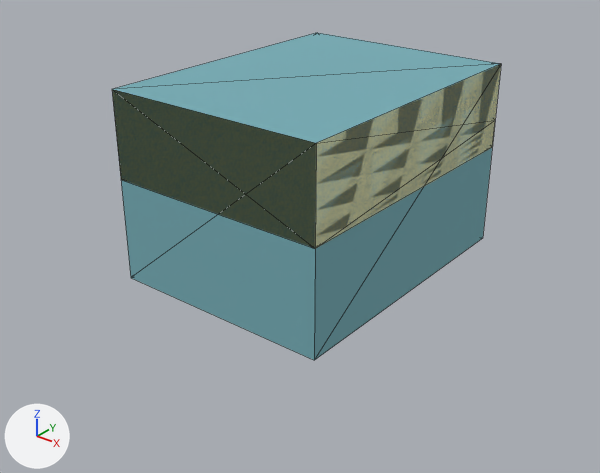
A saved change to the glTF model public/assets/tower.glb.
The view is the same before and after, from a camera (50 mm lens) standing at (0.269, -1.035, 0.298) and looking at (0.001, -0.699, 0.09). Arrows for +X, +Y and +Z are at lower left; the lights stay in place. Mesh edges are drawn as thin lines. Vertices at the same position are counted once.

In view in the first picture: 'base', 'turret'.
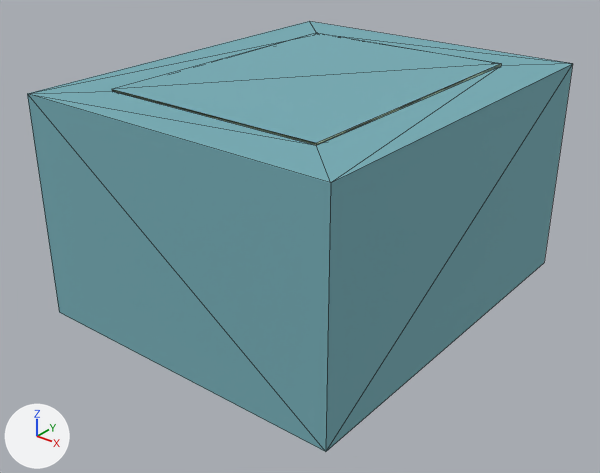
Changed parts and their boxes [x1, y1, x2, y2] in the pictures (600 x 473 px; the box of a moved part takes in the faces that stretch with it):
'base', reshaped
    before: [112, 64, 501, 360]
    after: [27, 21, 573, 452]
'turret', reshaped
    before: [112, 33, 501, 249]
    after: [113, 33, 500, 145]
part 1 of me_turret, moved or reshaped
    before: [112, 89, 495, 249]
    after: [113, 89, 323, 145]

What changed in the scene script:
```text
Change me_turret:
    used by ob_turret; location = (0.0, 0.0, 0.0)
    remove me_turret.from_pydata(...)  # 82 vertices, 130 faces; spans x -0.066..0.066, y -0.77..-0.598, z 0.09..0.18
    add me_turret.from_pydata(...)  # 114 vertices, 160 faces; spans x -0.066..0.066, y -0.77..-0.598, z 0.09..0.18
    me_turret part 1
    32 vertices are removed from x -0.053..0.053, y -0.752..-0.646, z 0.13
    100 faces are deleted
    4 vertices in x -0.066..0.066, y -0.77..-0.598, z 0.13 move by (0.0, 0.0, 0.005)
    32 vertices are added at x -0.053..0.053, y -0.752..-0.646, z 0.09
    32 new vertices lie (0.0, 0.0, 0.045) away from vertices in x -0.053..0.053, y -0.752..-0.646, z 0.09
    94 new faces join them, mat_cabinet_turret (dark grey #5e5e55)
    36 new faces join them, mat_table_turret (beige #e6e7b5)
Change me_base:
    used by ob_base; location = (0.0, 0.0, 0.0)
    remove me_base.from_pydata(...)  # 8 vertices, 10 faces; spans x -0.066..0.066, y -0.77..-0.598, z 0.07..0.18
    add me_base.from_pydata(...)  # 20 vertices, 34 faces; spans x -0.096..0.096, y -0.8..-0.568, z 0.05..0.18
    me_base part 2
    8 faces are deleted
    12 vertices are added at x -0.096..0.096, y -0.8..-0.568, z 0.05..0.179
    32 new faces join them
```
